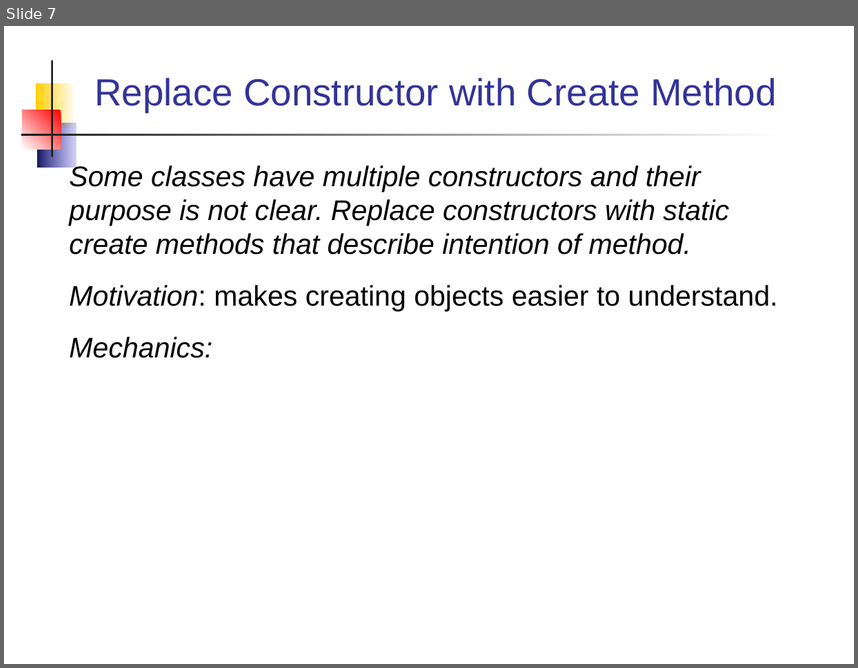
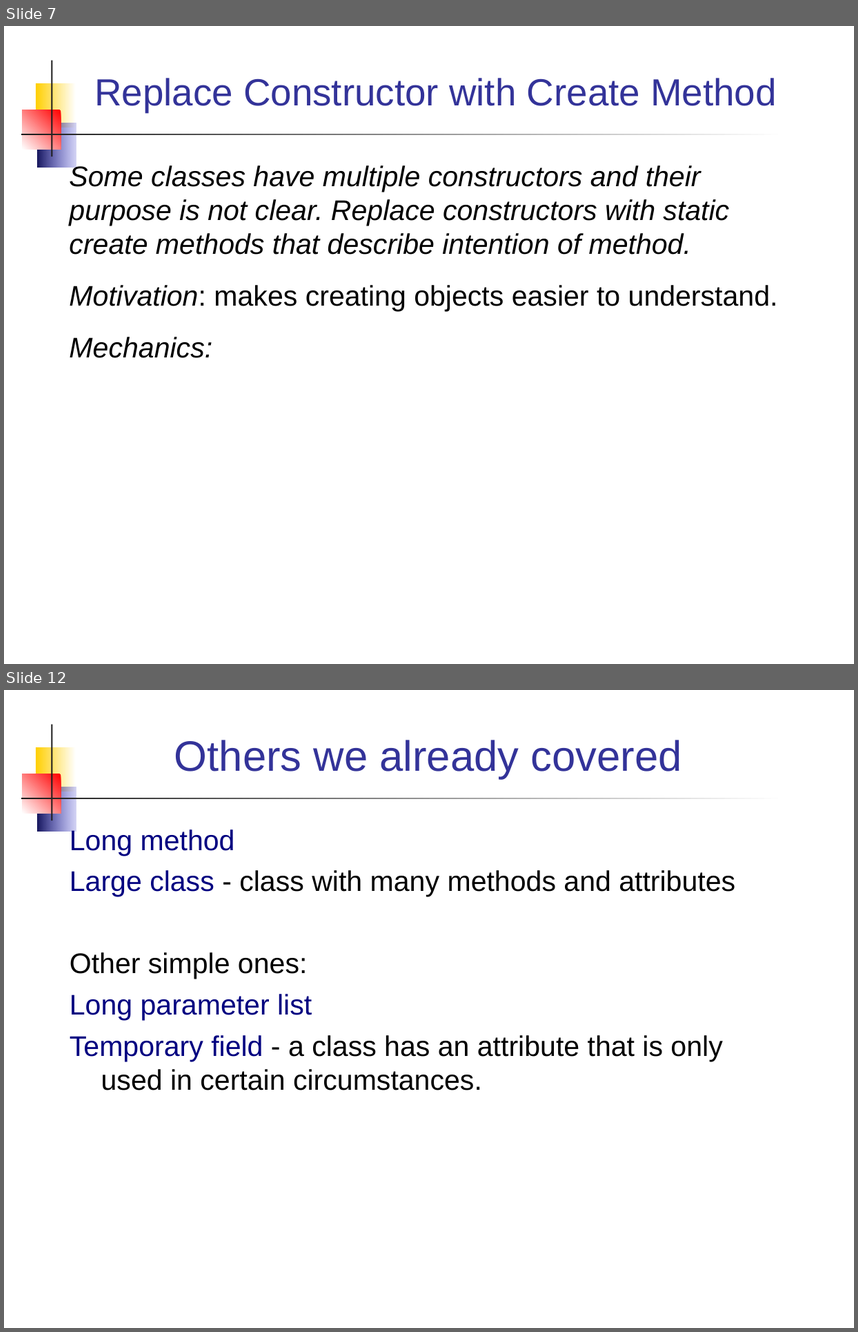
Before and after one commit to jbrucker/SoftwareProcess, a slide deck: week12/Refactoring Patterns.ppt. Shown one above the other, each under a label of ours: slide 7 before the commit, slides 7 and 12 after it; the slides between them are not shown. The pictures are 858x668 and 858x1332 pixels, drawn with LibreOffice and Linux fonts; fonts in the diff are those of the drawing. Boxes give left, top, right and bottom in pixels: in the first picture for what was removed or moved away, otherwise in the second. Text is boxed around its words. In the diff, an @@ line names an element or a change of style, - is before the commit and + after.

```diff
--- a/week12/Refactoring Patterns.ppt
+++ b/week12/Refactoring Patterns.ppt
@@ slide 12 added at (4, 690, 854, 1328), background #FFFFFF; not listed: 5 template elements that a slide beside it also shows @@
@@ title added at (174, 740, 682, 778), 36 pt, text #333399 @@
+Others we already covered
@@ text added at (70, 827, 735, 1090), 24 pt, text #000000 @@
+Long method
+Large class - class with many methods and attributes
+Other simple ones:
+Long parameter list
+Temporary field - a class has an attribute that is only used in certain circumstances.
```
Also in this commit, not shown: 2 slides changed, 8 other slides added, 26 other files.
